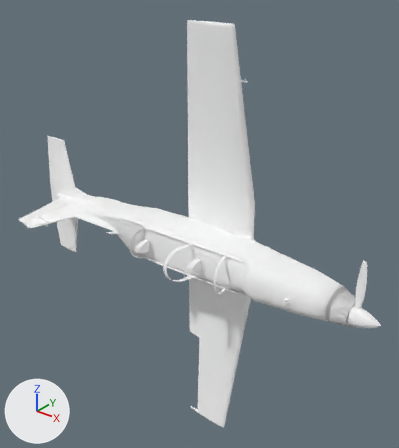
Two versions of the glTF model public/models/ct156/high/ct156-exterior.glb, one commit apart.
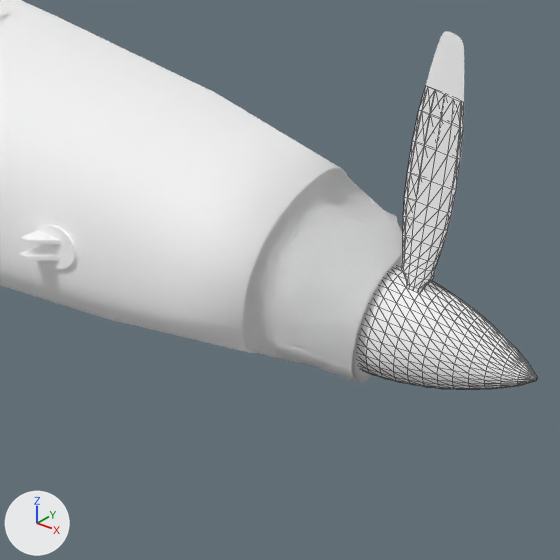
The first picture shows the older version from a 50 mm lens placed at (1.037, -1.241, 0.884), pointed at (-0.004, 0.06, 0.077). The close-ups show the older and then the newer version on the part from 70% to 97% of the width and 57% to 80% of the height of that picture. Only the edits that show in the close-ups are written down. The lights are fixed; the arrows at lower left show +X, +Y and +Z. The close-ups show mesh edges as thin lines. Where no turn or scale is listed for an object, it has been applied to the vertices.

Names of what the first close-up shows: 'antenna-mesh.002', 'blade-mesh', 'bladeTip-mesh', 'fuselageCut-mesh', 'spinner-mesh' and 1 more.
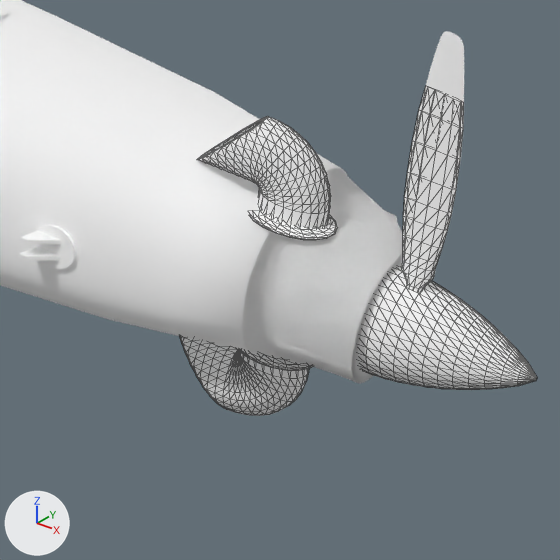
Changed parts and their boxes [x1, y1, x2, y2] in the close-ups (560 x 560 px):
```json
{"object": "stubs-mesh.001", "change": "added", "after": [180, 116, 331, 416]}
{"object": "stubs-mesh", "change": "added", "after": [203, 121, 338, 370], "on screen": "mostly hidden"}
```

Edits to the scene script, one JSON object a line:
```json
{"op": "add", "block": "mat_stubs_0", "code": ["mat_stubs_0 = principled_material('stubs|0')", "mat_stubs_0.base_color = (1.0, 1.0, 1.0)  # white #ffffff", "mat_stubs_0.metallic = 1.0", "mat_stubs_0.roughness = 1.0"]}
{"op": "add", "block": "mat_stubs_1", "code": ["mat_stubs_1 = principled_material('stubs|1')", "mat_stubs_1.base_color = (1.0, 1.0, 1.0)  # white #ffffff", "mat_stubs_1.metallic = 1.0", "mat_stubs_1.roughness = 1.0"]}
{"op": "add", "block": "me_exterior_fuselage_085", "code": ["me_exterior_fuselage_085 = bpy.data.meshes.new('exterior:fuselage.085')", "me_exterior_fuselage_085.from_pydata(...)  # 992 vertices, 1888 faces; spans x 0.466..0.541, y -0.013..0.013, z -0.092..0.092", "me_exterior_fuselage_085.materials.append(mat_stubs_0)  # white #ffffff"]}
{"op": "add", "block": "me_exterior_fuselage_084", "code": ["me_exterior_fuselage_084 = bpy.data.meshes.new('exterior:fuselage.084')", "me_exterior_fuselage_084.from_pydata(...)  # 1134 vertices, 2128 faces; spans x 0.469..0.547, y -0.02..0.016, z -0.089..0.089", "me_exterior_fuselage_084.materials.append(mat_stubs_1)  # white #ffffff"]}
{"op": "add", "block": "ob_stubs_mesh_001", "code": ["ob_stubs_mesh_001 = bpy.data.objects.new('stubs-mesh.001', me_exterior_fuselage_085)", "ob_stubs_mesh_001.location = (0.0, 0.0, 0.0)"]}
{"op": "add", "block": "ob_stubs_mesh", "code": ["ob_stubs_mesh = bpy.data.objects.new('stubs-mesh', me_exterior_fuselage_084)", "ob_stubs_mesh.location = (0.0, 0.0, 0.0)"]}
```
